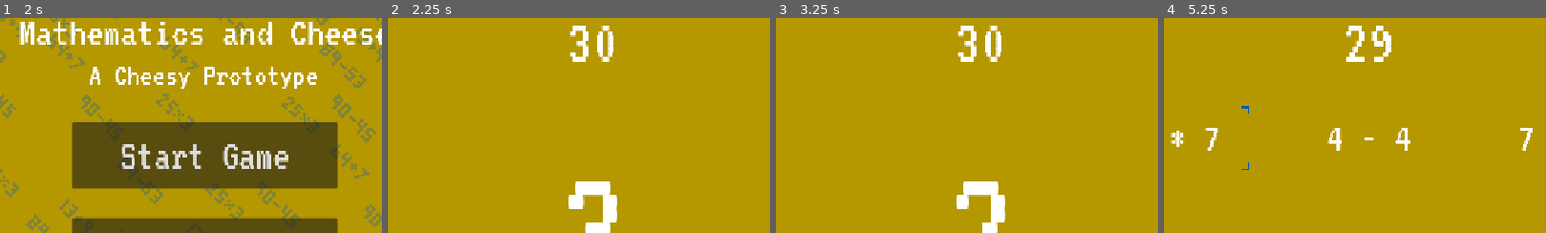
Above: before the commit, frames 1-4 (left to right).
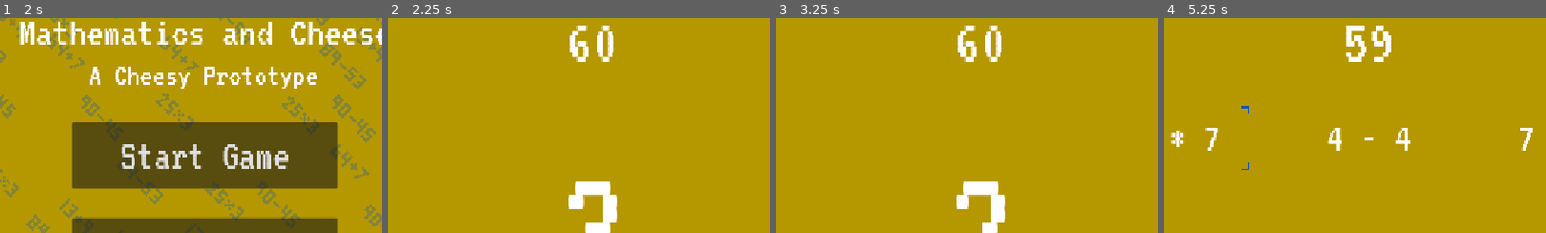
Above: after the commit, the same moments.

Repository: sdepouw/mathematics-and-cheese
Game: Godot game, scene res://Scenes/Root/root.tscn
The game is run twice, just before and just after one commit, with the same random seed, the same clock (stepped at 60 frames per second) and the same inputs.
Inputs (mouse positions are % of the whole screen's width and height, from its top left):
- Up to frame 1 (2 s): tap Enter at 0.5 s; move the mouse to (72, 45) at 0.52 s; hold D (move_right) 0.53-1.28 s; tap Space (confirm) at 0.6, 1.25, 1.35 s; click (72, 45) at 0.67 s; move the mouse to (30, 55) at 1.27 s; hold S (move_down) from 1.28 s (still down)
- Up to frame 2 (2.25 s): release S (move_down) at 2 s; click "Start Game" at 2 s
- Up to frame 3 (3.25 s): tap Space (confirm) at 2.75, 2.85 s; move the mouse to (60, 28) at 2.77 s; hold D (move_right) from 2.78 s (still down)
- Up to frame 4 (5.25 s): tap Space (confirm) at 3.5, 3.6, 4.35, 5, 5.1 s; move the mouse to (45, 70) at 3.52 s; release D (move_right) at 3.53 s; hold W (move_up) 3.53-4.28 s; click (45, 70) at 3.67 s; move the mouse to (80, 65) at 4.27 s; hold A (move_left) from 4.28 s (still down); move the mouse to (20, 35) at 5.02 s
The pictures show only the part of the screen within x 23-73%, y 2-52%; the shares and areas given below are measured in that part.

Frame 1 is identical in both runs. In frame 2, 0.4% of the frame differs, in the area x 47-53%, y 3-21%; in frame 3, 0.4%; in frame 4, 0.5%.

Commit message:
Fix edge case of entering past game over screen

Diff:
--- a/Game/Scenes/Game/game.gd
+++ b/Game/Scenes/Game/game.gd
@@ -19,6 +19,9 @@
 @onready var _countdown_timer: Timer = $CountdownTimer
 @onready var _countdown_label: Label = $CountdownLabel
 @onready var _pause_screen: PauseScreen = $PauseScreen
+@onready var _game_end_wait_timer: Timer = $GameEndWaitTimer
+@onready var _main_menu_button: Button = $MainMenuButton
+@onready var _restart_button: Button = $RestartButton
 
 var _max_x: int:
   get:
@@ -99,11 +102,22 @@
   _pause_screen.can_pause = true
 
 func _on_game_ended() -> void:
+  _disable_game_end_buttons_momentarily()
   _pause_screen.can_pause = false
   _toggle_game_piece_visibility(false)
   _toggle_game_over_visibility(true)
   if _current_score > HighScore.get_current_high_score():
     HighScore.save_new_high_score(_current_score)
+
+## Prevents players from playing down to the wire and accidentally skipping the
+## Game Over screen
+func _disable_game_end_buttons_momentarily() -> void:
+  _restart_button.disabled = true
+  _main_menu_button.disabled = true
+  _game_end_wait_timer.start()
+  await _game_end_wait_timer.timeout
+  _restart_button.disabled = false
+  _main_menu_button.disabled = false
 
 func _on_player_confirm() -> void:
   if !_game_on:
@@ -131,6 +145,9 @@
 func _on_game_timer_timeout() -> void:
   game_ended.emit()
 
+func _on_restart_button_pressed() -> void:
+  game_started.emit()
+
 func _on_main_menu_button_pressed() -> void:
   EventBus.load_main_menu.emit()
 
--- a/Game/Scenes/Game/game.tscn
+++ b/Game/Scenes/Game/game.tscn
@@ -38,8 +38,10 @@
 script = ExtResource("1_i1e5p")
 
 [node name="GameTimer" type="Timer" parent="."]
-wait_time = 30.0
+wait_time = 60.0
 one_shot = true
+
+[node name="GameEndWaitTimer" type="Timer" parent="."]
 
 [node name="Target1" parent="." groups=["GamePieces"] instance=ExtResource("1_qikps")]
 visible = false
@@ -150,7 +152,7 @@
 [connection signal="game_ended" from="." to="." method="_on_game_ended"]
 [connection signal="game_started" from="." to="." method="_on_game_started"]
 [connection signal="timeout" from="GameTimer" to="." method="_on_game_timer_timeout"]
-[connection signal="pressed" from="RestartButton" to="." method="_on_game_started"]
+[connection signal="pressed" from="RestartButton" to="." method="_on_restart_button_pressed"]
 [connection signal="pressed" from="MainMenuButton" to="." method="_on_main_menu_button_pressed"]
 [connection signal="paused" from="PauseScreen" to="." method="_toggle_game_piece_visibility" binds= [false]]
 [connection signal="unpaused" from="PauseScreen" to="." method="_toggle_game_piece_visibility" binds= [true]]
